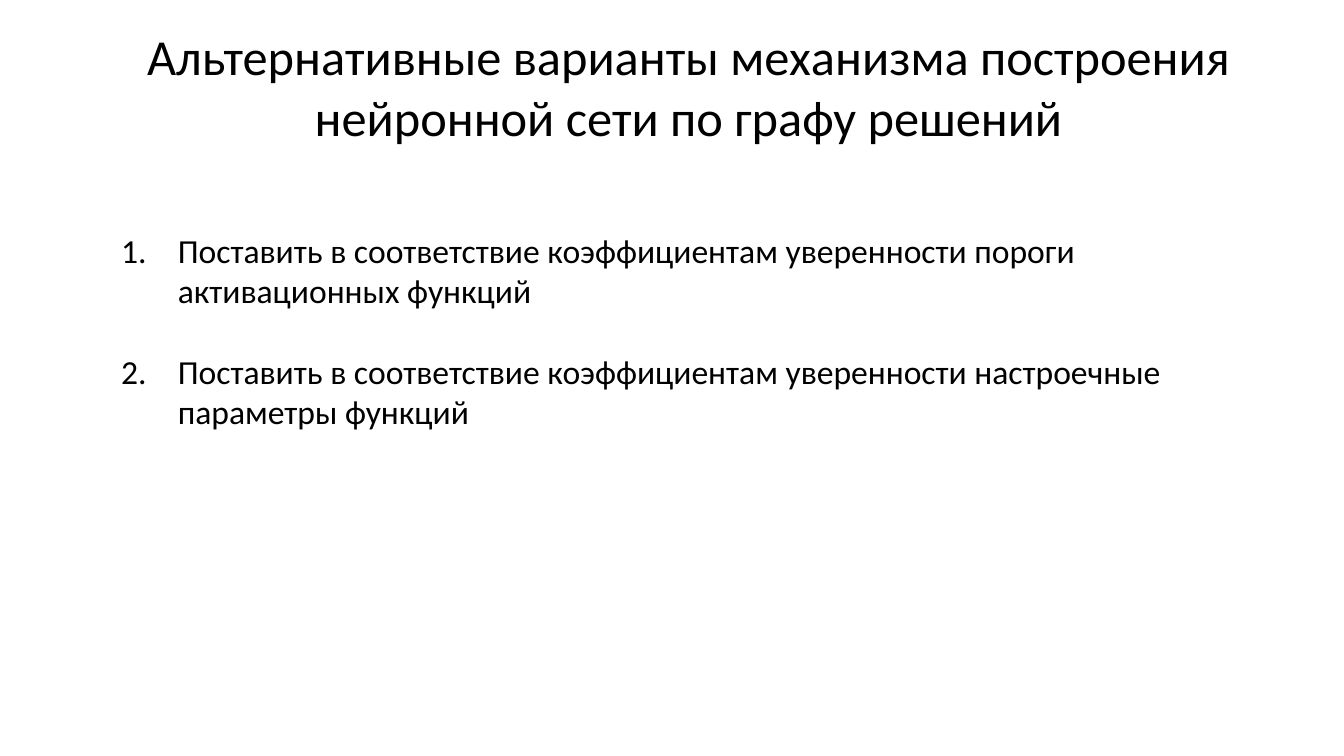
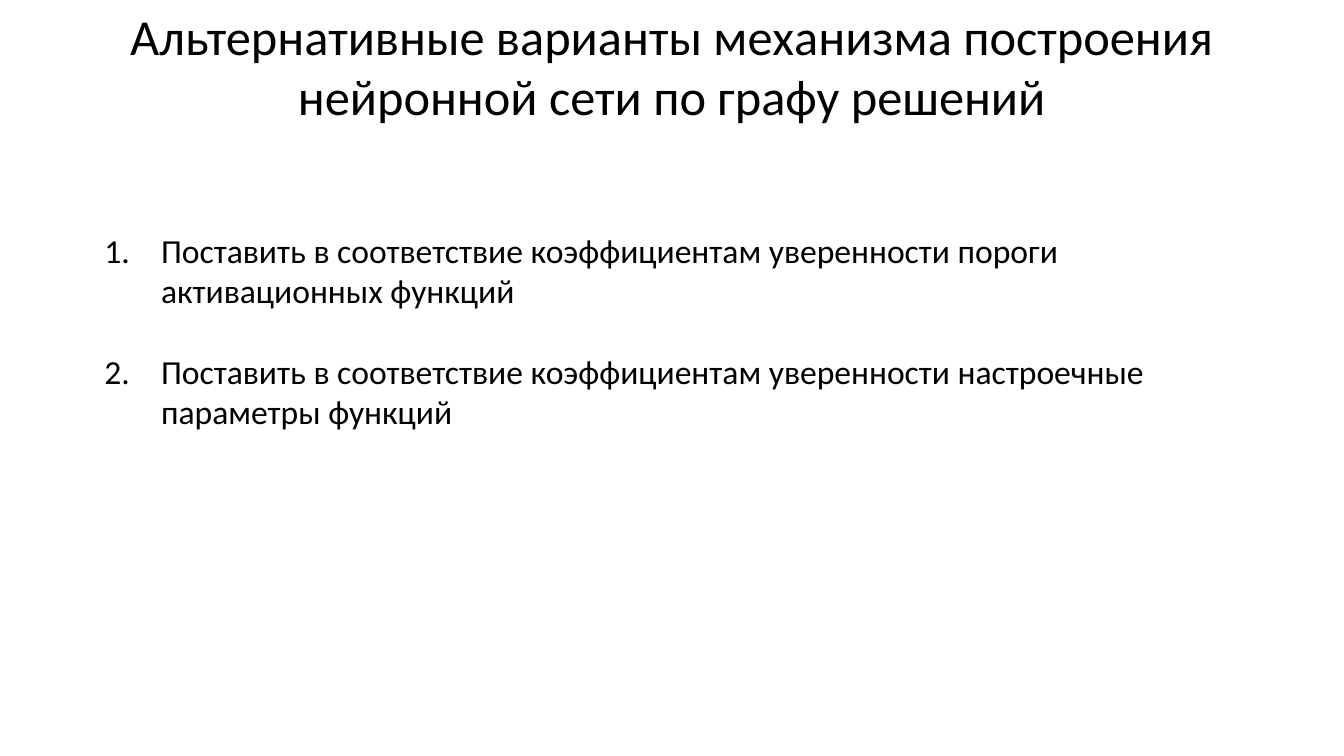
Before and after one commit to sevoster/hybrid-decision-making-system, a slide deck: slide 20 of docs/Синтетическая Презентация.pptx. Drawn at 1344x756 pixels with LibreOffice and Linux fonts; fonts in the diff are those of the drawing. Boxes give left, top, right and bottom in pixels: in the first picture for what was removed or moved away, otherwise in the second. Text is boxed around its words. In the diff, an @@ line names an element or a change of style, - is before the commit and + after.

```diff
--- a/docs/Синтетическая Презентация.pptx
+++ b/docs/Синтетическая Презентация.pptx
@@ text "Альтернативные варианты механизма построения нейронной ...": place and size @@
-text "Альтернативные варианты механизма построения нейронной ..." at (147, 42, 1230, 145)
+text "Альтернативные варианты механизма построения нейронной ..." at (130, 22, 1213, 124)
@@ text "Поставить в соответствие коэффициентам уверенности ...": place and size @@
-text "Поставить в соответствие коэффициентам уверенности ..." at (178, 240, 1160, 430)
+text "Поставить в соответствие коэффициентам уверенности ..." at (161, 240, 1144, 430)
```
Also in this commit, not shown: 18 other slides changed, 1 slide added, 1 slide removed, 2 other files.
